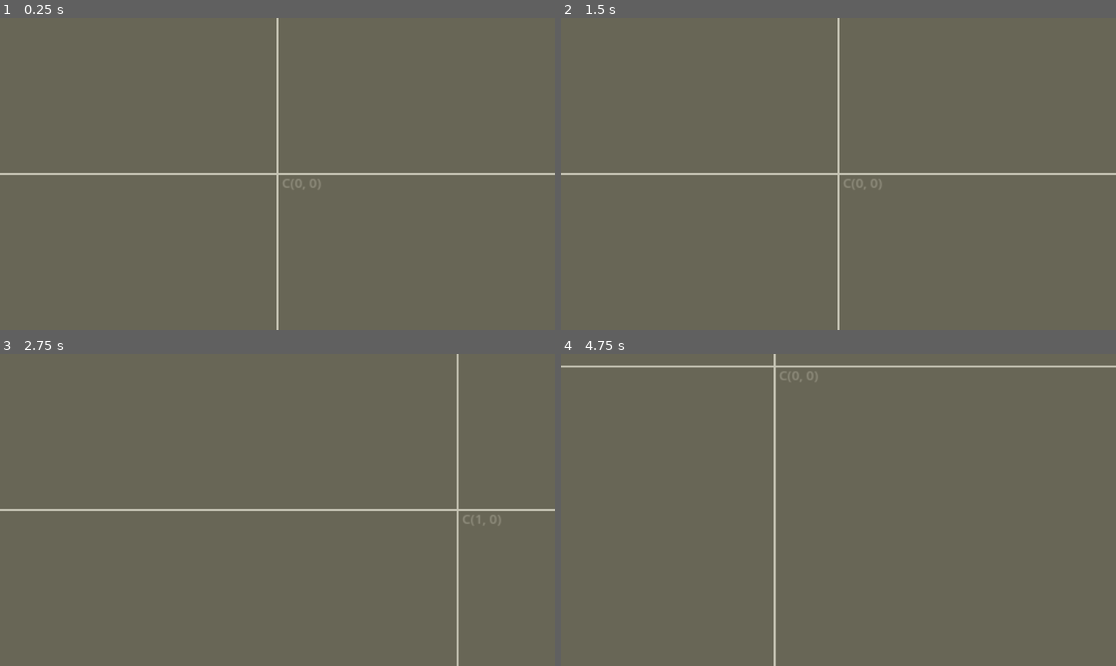
Above: before the commit, frames 1-4 (two rows, left to right).
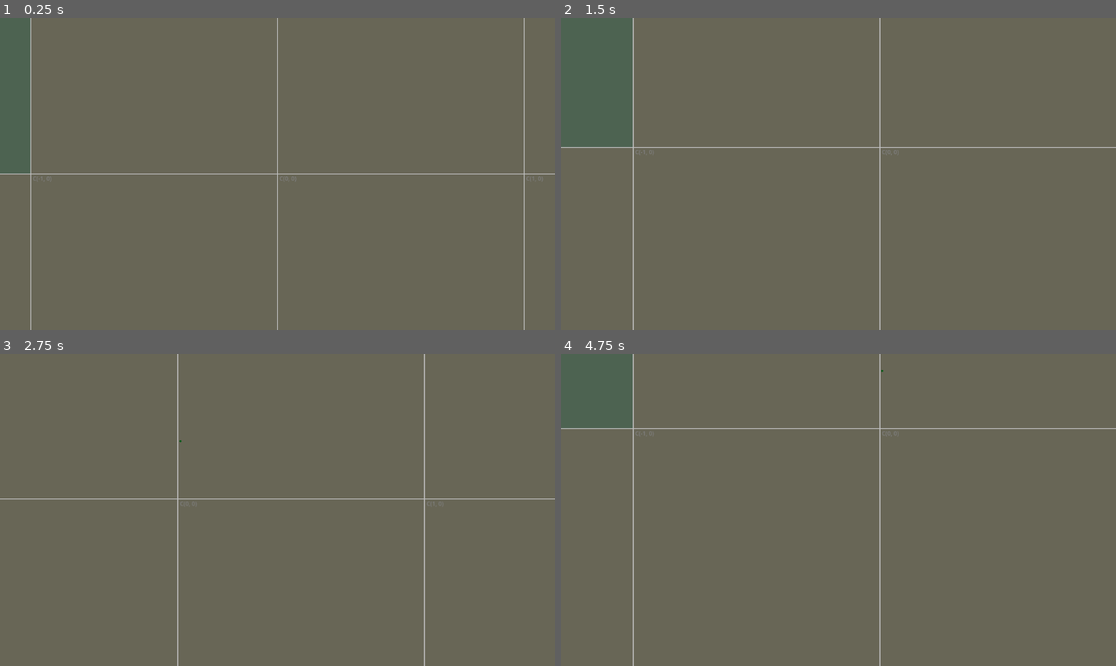
Above: after the commit, the same moments.

Repository: MadAvidCoder/Mutaterra
Game: Godot game, scene res://main.tscn
The game is run twice, just before and just after one commit, with the same random seed, the same clock (stepped at 60 frames per second) and the same inputs.
Inputs (mouse positions are in pixels of both pictures, inside the frame that each line leads up to):
- Up to frame 1 (0.25 s): no input
- Up to frame 2 (1.5 s): tap Enter at 0.5 s; drag from (838, 174) to (894, 105) at 0.52 s; tap Space at 1.25 s; drag from (727, 189) to (810, 236) at 1.27 s
- Up to frame 3 (2.75 s): tap Enter at 2 s; move the mouse to (333, 441) at 2.02 s; hold Right (ui_right) from 2.03 s (still down); tap F at 2.1 s; click (333, 441) at 2.17 s
- Up to frame 4 (4.75 s): release Right (ui_right) at 2.75 s; drag from (810, 572) to (672, 463) at 2.77 s; tap Space at 3.5 s; move the mouse to (1005, 556) at 3.52 s; hold Left (ui_left) 3.53-4.25 s; tap F at 3.6 s; click (1005, 556) at 3.67 s; drag from (672, 463) to (755, 432) at 4.27 s

The runs differ from the first frame. In frame 1, 3.7% of the frame differs, in the area x 0-100%, y 0-100%; in frame 2, 7.1%; in frame 3, 1.8%; in frame 4, 5.0%.

Commit message:
Add food
Added food and creature spawning, so you can place food and spawn creatures to make it more interactive

Diff:
--- a/project/creature.gd
+++ b/project/creature.gd
@@ -13,11 +13,15 @@
 var interp_duration = 0.82
 var id = -1
 var generation = 0
+var chunk_x
+var chunk_y
+var chunk_id
 
 const REPRODUCTION_ENERGY_COST = 50
 const REPRODUCTION_COOLDOWN_TIME = 10.0
 
 @onready var main = $"../.."
+@onready var network = $"../../Network"
 
 func sync_with_backend(data):
 	interp_start = position
@@ -81,6 +85,15 @@
 		var t = clamp(update_timer / interp_duration, 0, 1)
 		position = interp_start.lerp(authoritative_pos, t)
 
+	if chunk_id:
+		for food in main.food_per_chunk.get(chunk_id, []):
+			if position.distance_to(food.position) < 15:
+				food.queue_free()
+				network.send_eat_food(id, 20, chunk_x, chunk_y)
+				main.food_per_chunk[chunk_id].erase(food)
+				break
+
+	# Local Movement system (DEPRECATED)
 	"""if reproduction_cooldown > 0:
 		reproduction_cooldown -= delta
 	else:
@@ -127,7 +140,11 @@
 
 	velocity = Vector2.RIGHT.rotated(angle) * speed
 
-func setup(data):
+func setup(data, c_x, c_y):
+	chunk_x = c_x
+	chunk_y = c_y
+	chunk_id = Vector2i(int(chunk_x), int(chunk_y))
+
 	position = Vector2(data["x"], data["y"])
 	interp_start = position
 	authoritative_pos = position
--- /dev/null
+++ b/project/food.tscn
@@ -0,0 +1,14 @@
+[gd_scene load_steps=3 format=3 uid="uid://dtnnowc7broi1"]
+
+[sub_resource type="Gradient" id="Gradient_7mycd"]
+offsets = PackedFloat32Array(0, 0.5, 0.53, 1)
+colors = PackedColorArray(0.0601866, 0.358928, 0.10993, 1, 0.0588235, 0.360784, 0.109804, 1, 0.611765, 0.611765, 0.611765, 0, 1, 1, 1, 0)
+
+[sub_resource type="GradientTexture2D" id="GradientTexture2D_272bh"]
+gradient = SubResource("Gradient_7mycd")
+fill = 1
+fill_from = Vector2(0.5, 0.5)
+
+[node name="Food" type="Sprite2D"]
+scale = Vector2(0.1, 0.1)
+texture = SubResource("GradientTexture2D_272bh")
--- a/project/http_request.gd
+++ b/project/http_request.gd
@@ -48,6 +48,23 @@
 			elif item[1] == "unwatch":
 				var msg = "unwatch_chunk %d %d" % item[0]
 				peer.send_text(msg)
+			elif item[1] == "spawn_creature":
+				peer.send_text(JSON.stringify(item[0]))
+			elif item[1] == "eat_food":
+				var msg = "eat_food %d %d %d %d" % item[0]
+				peer.send_text(msg)
+
+func send_eat_food(id, energy, chunk_x, chunk_y):
+	request_queue.append([[id, energy, chunk_x, chunk_y], "eat_food"])
+
+func send_spawn_creature(pos: Vector2, genes = {}):
+	var msg = {
+		"type": "spawn_creature",
+		"x": pos.x,
+		"y": pos.y,
+		"genes": genes
+	}
+	request_queue.append([msg, "spawn_creature"])
 
 func unwatch_chunk(x, y):
 	request_queue.append([[x,y], "unwatch"])
--- a/project/main.gd
+++ b/project/main.gd
@@ -1,6 +1,6 @@
 extends Node2D
 
-const MIN_ZOOM = 0.22
+const MIN_ZOOM = 0.3
 const MAX_ZOOM = 2.5
 
 var zoom_speed = 0.075
@@ -16,9 +16,23 @@
 var pending_chunk_batches = {}
 var creature_names = {-1: "N/A"}
 
+var food_per_chunk = {}
+const MAX_FOOD_PER_CHUNK = 10
+const FOOD_RESPAWN_INTERVAL = 2.0
+var food_timer = 0.0
+
 @onready var network = $Network
 @onready var camera = $Camera2D
 @onready var container = $CreatureContainer
+
+func random_genes():
+	return {
+		"speed": randf_range(0.2, 1.0),
+		"size": randf_range(0.5, 1.5),
+		"color": randf(),
+		"move_angle": randf_range(0, TAU),
+		"move_jitter": randf_range(0.05, 0.5)
+	}
 
 func _process(delta: float) -> void:
 	var input = Vector2(
@@ -29,6 +43,28 @@
 
 	_load_visible_chunks()
 	_unload_far_chunks()
+
+	food_timer += delta
+	if food_timer > FOOD_RESPAWN_INTERVAL:
+		_spawn_food_in_loaded_chunks()
+		food_timer = 0.0
+
+func _spawn_food_in_loaded_chunks():
+	for chunk_id in loaded_chunks.keys():
+		var food_list = food_per_chunk.get(chunk_id, [])
+		food_list = food_list.filter(func(f): return is_instance_valid(f))
+		while food_list.size() < MAX_FOOD_PER_CHUNK:
+			var food = load("res://food.tscn").instantiate()
+			var chunk_x = chunk_id.x
+			var chunk_y = chunk_id.y
+			food.position = Vector2(
+				randf_range(chunk_x * chunk_size, (chunk_x + 1) * chunk_size),
+				randf_range(chunk_y * chunk_size, (chunk_y + 1) * chunk_size)
+			)
+			container.add_child(food)
+			food.add_to_group("food")
+			food_list.append(food)
+		food_per_chunk[chunk_id] = food_list
 
 func _unload_far_chunks():
 	var pos = camera.position
@@ -61,16 +97,32 @@
 		elif event.button_index == MOUSE_BUTTON_WHEEL_DOWN:
 			camera.zoom *= 1.0 + zoom_speed
 
-	elif event is InputEventMouseMotion and is_dragging:
+	if event is InputEventMouseMotion and is_dragging:
 		var delta = event.position - last_mouse_pos
 		camera.position -= delta / camera.zoom * drag_speed
 		last_mouse_pos = event.position
+
+	if event is InputEventKey and event.pressed and event.keycode == KEY_S:
+		var world_pos = camera.get_global_mouse_position()
+		network.send_spawn_creature(world_pos, random_genes())
+
+	if event is InputEventKey and event.pressed and event.keycode == KEY_F:
+		var world_pos = camera.get_global_mouse_position()
+		var food = load("res://food.tscn").instantiate()
+		food.position = world_pos
+		container.add_child(food)
+		food.add_to_group("food")
+		var chunk_x = int(floor(food.position.x / chunk_size))
+		var chunk_y = int(floor(food.position.y / chunk_size))
+		var chunk_id = Vector2i(chunk_x, chunk_y)
+		if not food_per_chunk.has(chunk_id):
+			food_per_chunk[chunk_id] = []
+		food_per_chunk[chunk_id].append(food)
 
 	var z = camera.zoom
 	z.x = clamp(z.x, MIN_ZOOM, MAX_ZOOM)
 	z.y = clamp(z.y, MIN_ZOOM, MAX_ZOOM)
 	camera.zoom = z
-
 
 func _load_visible_chunks():
 	var pos = camera.position
@@ -125,12 +177,12 @@
 
 func spawn_creature(data: Dictionary):
 	var c = load("res://creature.tscn").instantiate()
-	c.setup(data)
-	container.add_child(c)
-
 	var chunk_x = floor(data["x"] / chunk_size)
 	var chunk_y = floor(data["y"] / chunk_size)
 	var chunk_id = Vector2i(chunk_x, chunk_y)
+
+	c.setup(data, chunk_x, chunk_y)
+	container.add_child(c)
 
 	if not creature_chunks.has(chunk_id):
 		creature_chunks[chunk_id] = []
--- a/project/main.tscn
+++ b/project/main.tscn
@@ -8,8 +8,28 @@
 [ext_resource type="Script" uid="uid://e465oiro0eod" path="res://terrain_overlay.gd" id="4_lquwl"]
 
 [node name="Node2D" type="Node2D"]
-scale = Vector2(2.30865, 2.04262)
 script = ExtResource("1_ig7tw")
+
+[node name="Camera2D" type="Camera2D" parent="."]
+limit_left = -1500000000
+limit_top = -1500000000
+limit_right = 1500000000
+limit_bottom = 1500000000
+position_smoothing_speed = 100.0
+
+[node name="Network" type="Node2D" parent="."]
+script = ExtResource("2_0xm2m")
+
+[node name="TerrainOverlay" type="Node2D" parent="."]
+script = ExtResource("4_lquwl")
+
+[node name="GridOverlay" type="Node2D" parent="."]
+script = ExtResource("3_h2yge")
+
+[node name="CreatureContainer" type="Node2D" parent="."]
+
+[node name="Creature" parent="CreatureContainer" instance=ExtResource("3_1bvp3")]
+scale = Vector2(1e-05, 1e-05)
 
 [node name="StatsPopup" type="CanvasLayer" parent="."]
 visible = false
@@ -175,28 +195,7 @@
 theme_override_font_sizes/font_size = 13
 text = "Move Jitter: 123223"
 
-[node name="CreatureContainer" type="Node2D" parent="."]
-
-[node name="Creature" parent="CreatureContainer" instance=ExtResource("3_1bvp3")]
-scale = Vector2(1e-05, 1e-05)
-
-[node name="GridOverlay" type="Node2D" parent="."]
-script = ExtResource("3_h2yge")
-
-[node name="TerrainOverlay" type="Node2D" parent="."]
-script = ExtResource("4_lquwl")
-
-[node name="Network" type="Node2D" parent="."]
-script = ExtResource("2_0xm2m")
-
-[node name="Camera2D" type="Camera2D" parent="."]
-limit_left = -1500000000
-limit_top = -1500000000
-limit_right = 1500000000
-limit_bottom = 1500000000
-position_smoothing_speed = 100.0
-
+[connection signal="chunk_loaded" from="Network" to="." method="_on_chunk_loaded"]
+[connection signal="chunk_updated" from="Network" to="." method="_on_chunk_updated"]
 [connection signal="gui_input" from="StatsPopup/ClickHandler" to="StatsPopup" method="_on_click_handler_gui_input"]
 [connection signal="text_submitted" from="StatsPopup/ColorRect/ID" to="StatsPopup" method="_on_id_text_submitted"]
-[connection signal="chunk_loaded" from="Network" to="." method="_on_chunk_loaded"]
-[connection signal="chunk_updated" from="Network" to="." method="_on_chunk_updated"]
--- a/project/stats_popup.gd
+++ b/project/stats_popup.gd
@@ -44,4 +44,4 @@
 func _on_id_text_submitted(new_text: String) -> void:
 	if visible:
 		if last_id != -1:
-			$"..".creature_names[last_id] = id.text
+			$"..".creature_names[last_id] = new_text
Not shown, changed: backend/main.py
